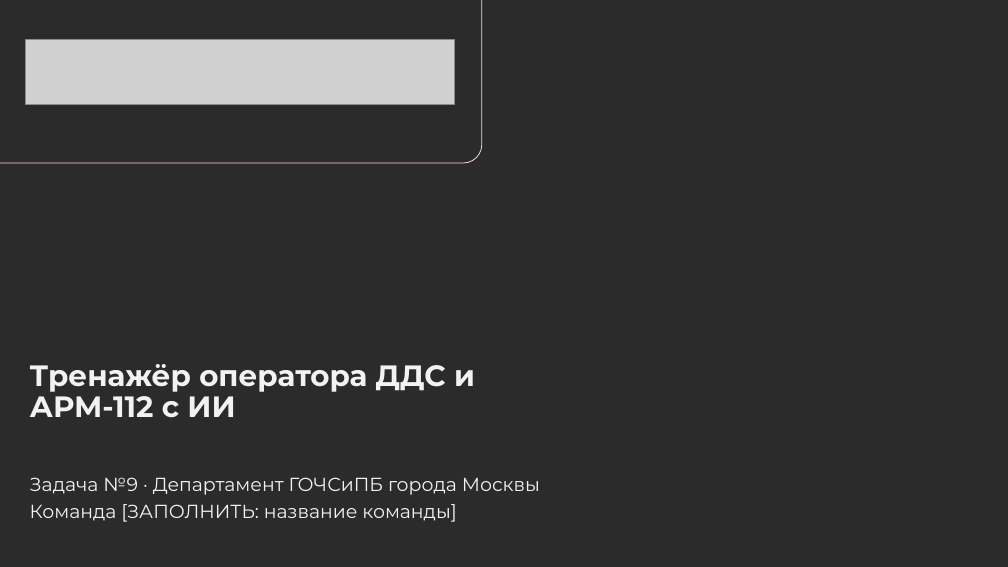
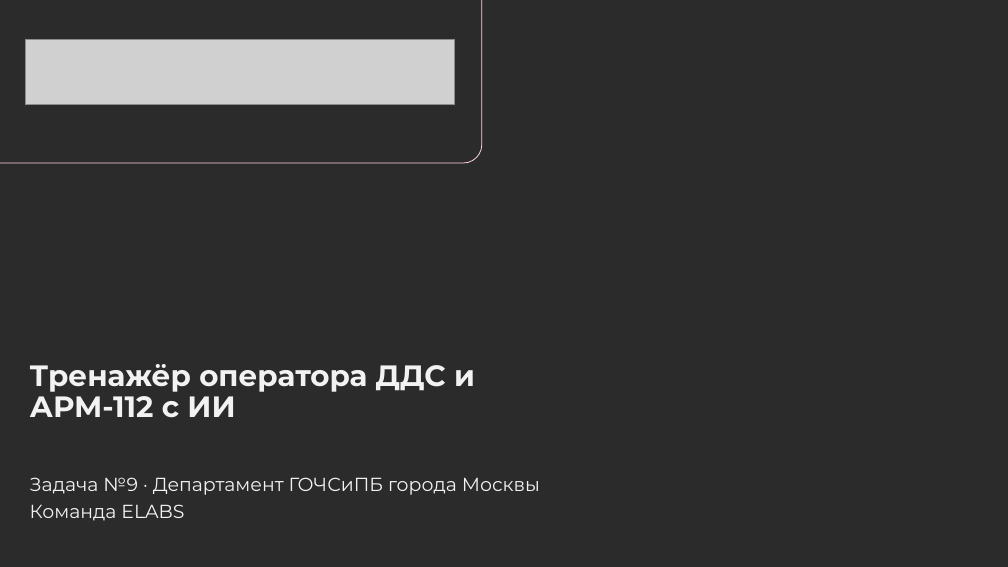
Before and after one commit to Den4ikAI/arm112-trainer_final, a slide deck: slide 1 of docs/презентация.pptx. Drawn at 1008x567 pixels with LibreOffice and Linux fonts; fonts in the diff are those of the drawing; grey boxes stand for pictures; background and template pictures are left out; a plain dark background stands for a picture behind light text. Boxes give left, top, right and bottom in pixels: in the first picture for what was removed or moved away, otherwise in the second. Text is boxed around its words. In the diff, an @@ line names an element or a change of style, - is before the commit and + after.

```diff
--- a/docs/презентация.pptx
+++ b/docs/презентация.pptx
@@ text at (30, 504, 184, 521): text changed @@
-Команда [ЗАПОЛНИТЬ: название команды]
+Команда ELABS
```
Also in this commit, not shown: 2 other slides changed, 1 slide added, 1 slide removed, 4 other files.
